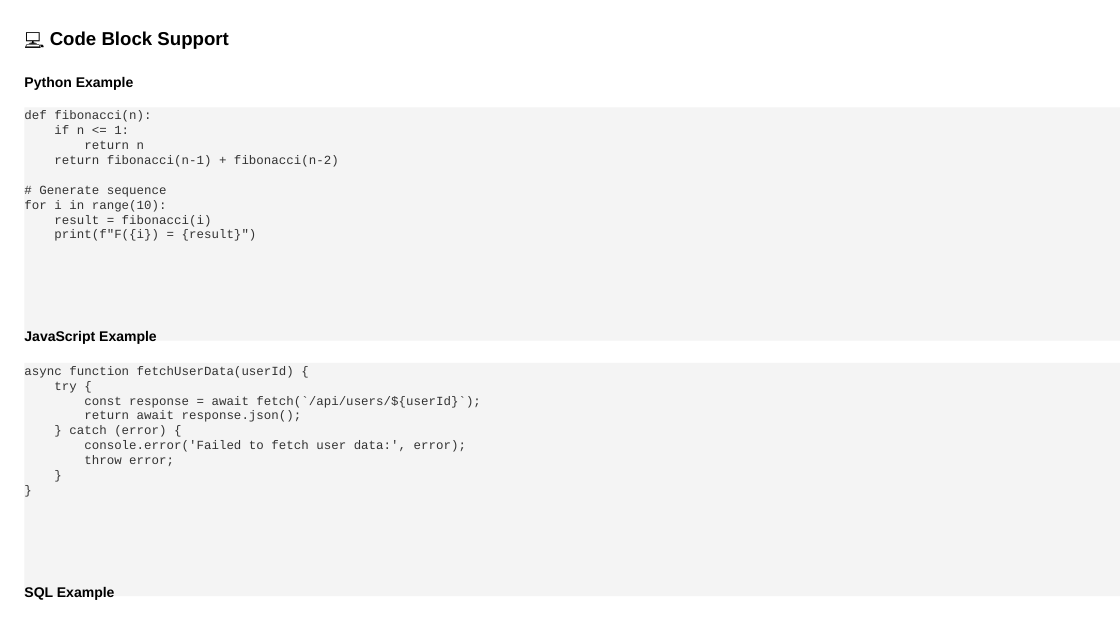
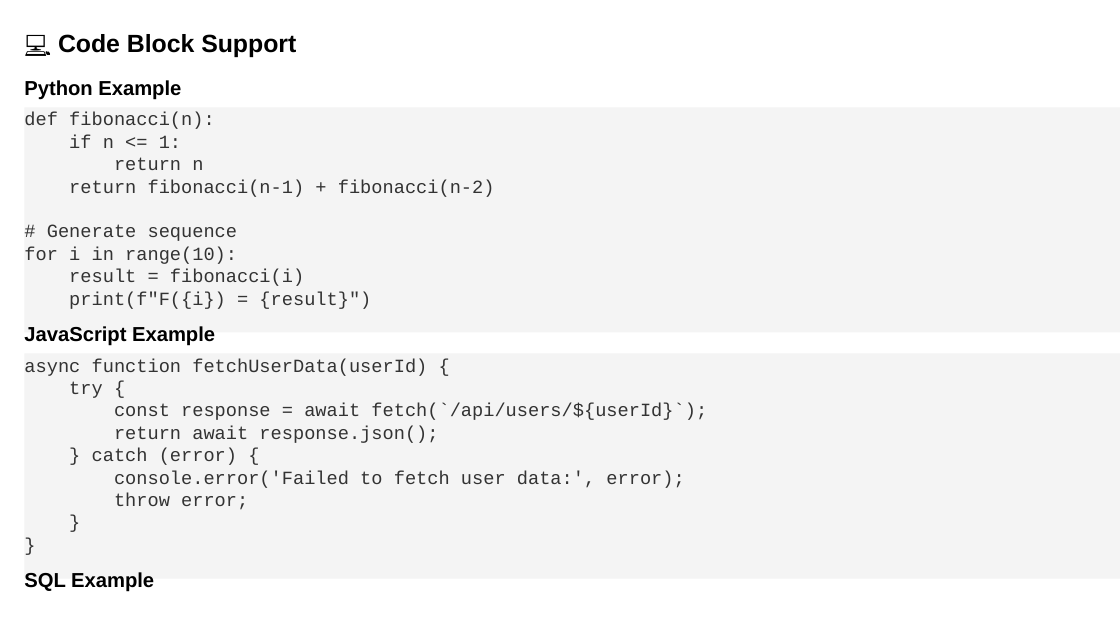
Before and after one commit to louisazhou/slidegenerator, a slide deck: slide 5 of output/comprehensive_demo_default.pptx. Drawn at 1120x630 pixels with LibreOffice and Linux fonts; fonts in the diff are those of the drawing. Boxes give left, top, right and bottom in pixels: in the first picture for what was removed or moved away, otherwise in the second. Text is boxed around its words. In the diff, an @@ line names an element or a change of style, - is before the commit and + after.

```diff
--- a/output/comprehensive_demo_default.pptx
+++ b/output/comprehensive_demo_default.pptx
@@ text "💻 Code Block Support" at bbox=[58, 34, 296, 57]: size 12 to 16 pt @@
@@ rectangle "def fibonacci(n): if n <= ...": place and size @@
-rectangle "def fibonacci(n): if n <= ..." at bbox=[25, 108, 1120, 340]
+rectangle "def fibonacci(n): if n <= ..." at bbox=[25, 108, 1120, 333]
@@ rectangle "def fibonacci(n): if n <= ..." at bbox=[25, 108, 1120, 333]: size 8 to 12 pt @@
@@ rectangle "async function fetchUserData(userId) { try ..." at bbox=[25, 354, 1120, 579]: size 8 to 12 pt @@
@@ rectangle "async function fetchUserData(userId) { try ...": place and size @@
-rectangle "async function fetchUserData(userId) { try ..." at bbox=[25, 363, 1120, 596]
+rectangle "async function fetchUserData(userId) { try ..." at bbox=[25, 354, 1120, 579]
@@ size 9 to 13 pt in 3 elements at bbox=[24, 80, 181, 100], bbox=[24, 326, 215, 346], bbox=[24, 572, 154, 592] @@
@@ text "SQL Example": place and size @@
-text "SQL Example" at bbox=[24, 587, 115, 600]
+text "SQL Example" at bbox=[24, 572, 154, 592]
```
Also in this commit, not shown: 19 other slides changed, 21 other files.
